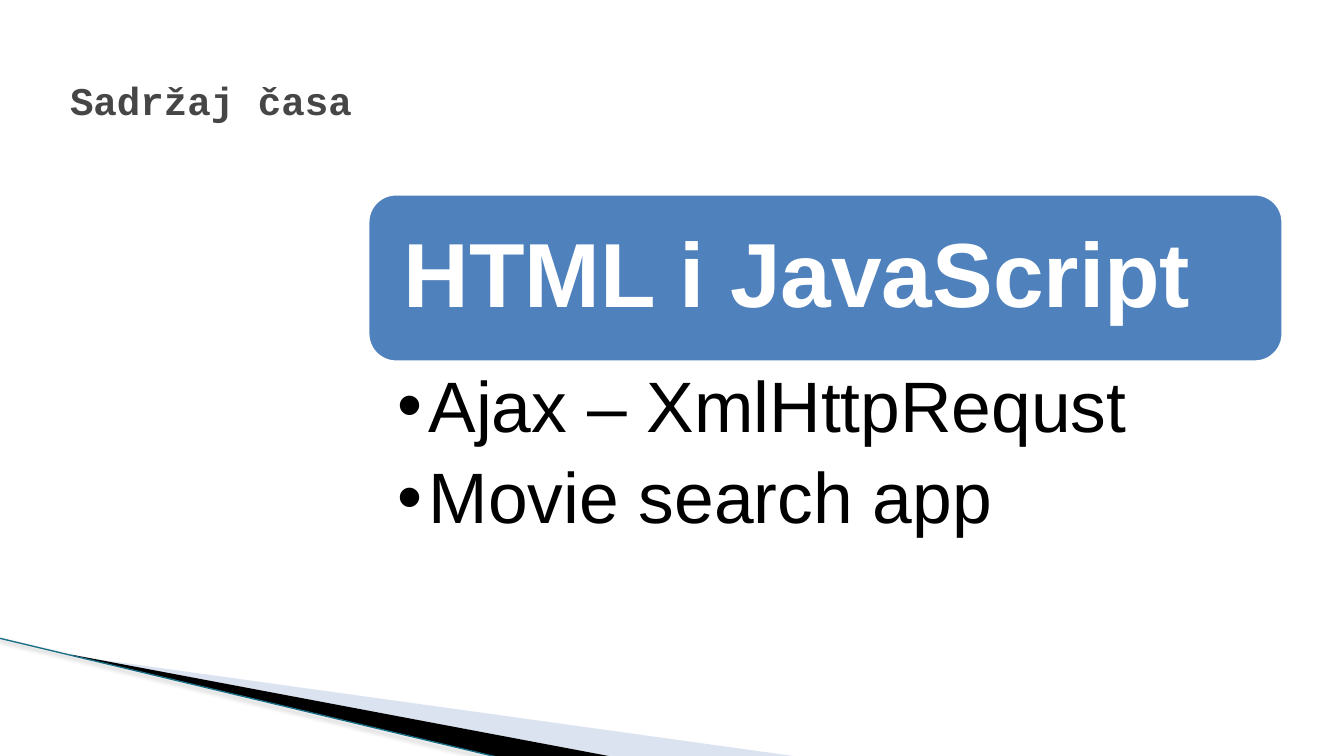
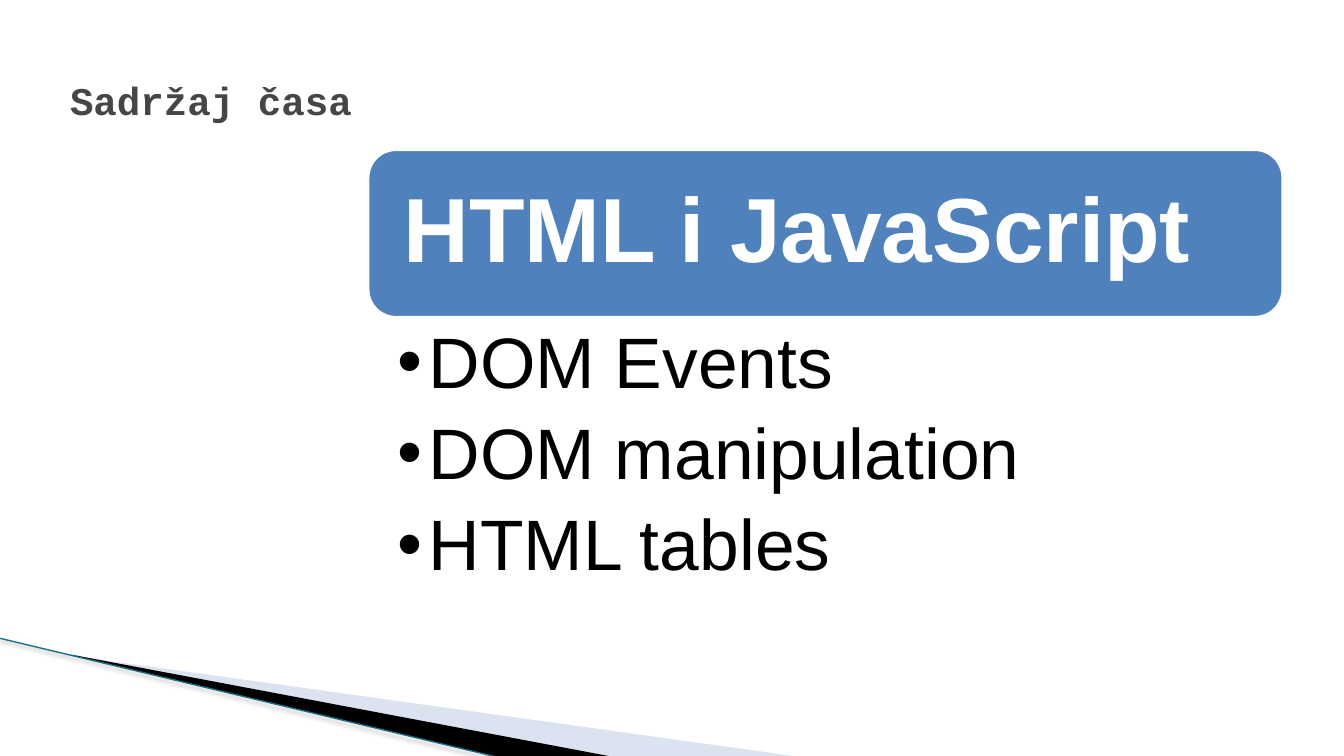
Before and after one commit to todalexcode/kurs-front-end, a slide deck: slide 2 of sesija-17/PPT/Front-End Developer-17.pptx. Drawn at 1344x756 pixels with LibreOffice and Linux fonts; fonts in the diff are those of the drawing; background and template pictures are left out. Boxes give left, top, right and bottom in pixels: in the first picture for what was removed or moved away, otherwise in the second. Text is boxed around its words. In the diff, an @@ line names an element or a change of style, - is before the commit and + after.

```diff
--- a/sesija-17/PPT/Front-End Developer-17.pptx
+++ b/sesija-17/PPT/Front-End Developer-17.pptx
@@ rounded rectangle: place and size @@
-rounded rectangle at [368, 195, 1284, 362]
+rounded rectangle at [368, 149, 1284, 317]
@@ text "HTML i JavaScript": place and size @@
-text "HTML i JavaScript" at [404, 241, 1190, 324]
+text "HTML i JavaScript" at [404, 196, 1190, 280]
@@ text added at [429, 338, 1020, 571], 51 pt, text #000000 @@
+  •• DOM Events
+  •• DOM manipulation
+  •• HTML tables
@@ text removed at [429, 380, 1127, 537] @@
-  •• Ajax – XmlHttpRequst
-  •• Movie search app
```
Also in this commit, not shown: 2 other slides changed, 9 slides added, 11 other files.
